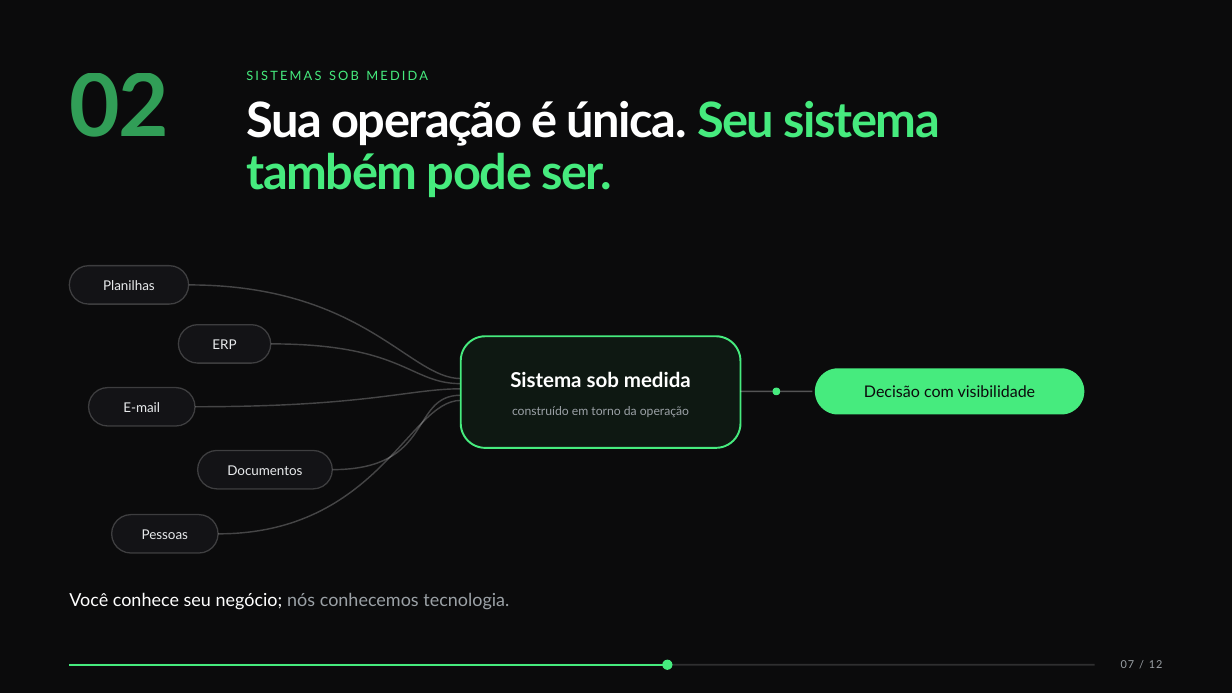
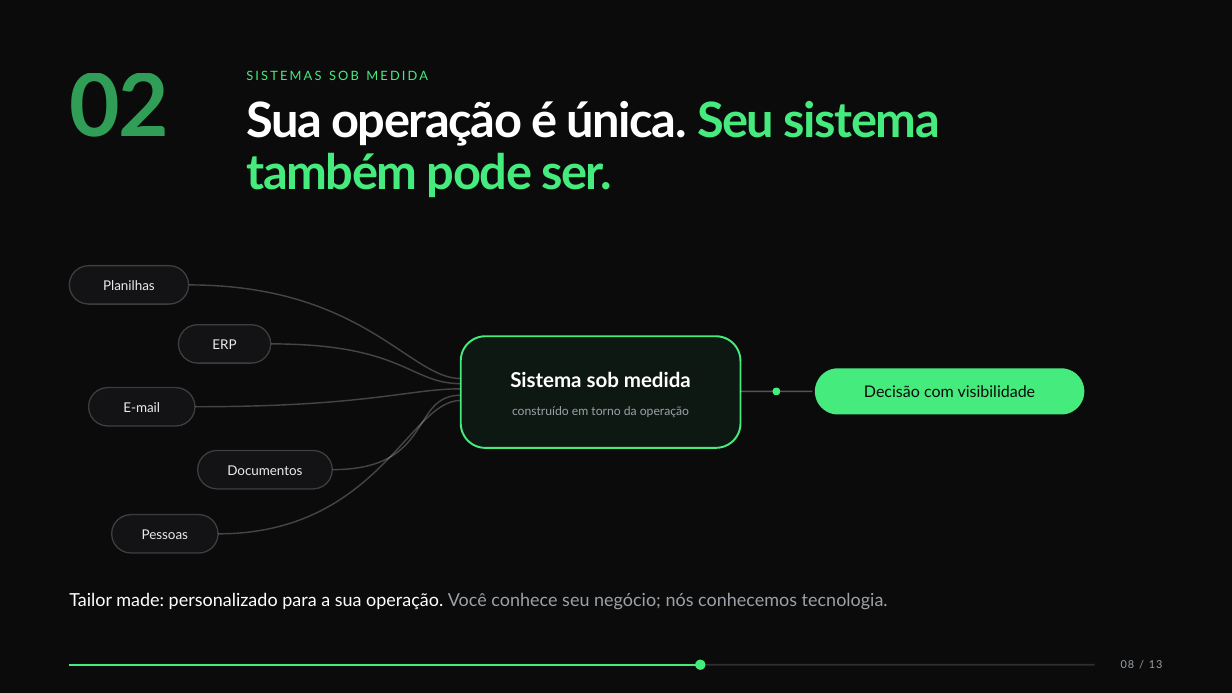
Before and after one commit to Luigi-Choffe/dreamy-site, a slide deck: slide 8 of docs/apresentacao/Dreamy — Apresentação Institucional (editável).pptx (slide 7 before the commit). Drawn at 1232x693 pixels with LibreOffice and Linux fonts; fonts in the diff are those of the drawing. Boxes give left, top, right and bottom in pixels: in the first picture for what was removed or moved away, otherwise in the second. Text is boxed around its words. In the diff, an @@ line names an element or a change of style, - is before the commit and + after.

```diff
--- a/docs/apresentacao/Dreamy — Apresentação Institucional (editável).pptx
+++ b/docs/apresentacao/Dreamy — Apresentação Institucional (editável).pptx
@@ text at (69,592,888,609): text changed @@
-Você conhece seu negócio; nós conhecemos tecnologia.
+Tailor made: personalizado para a sua operação. Você conhece seu negócio; nós conhecemos tecnologia.
@@ line moved from (69, 665) - (667, 665) to (69, 665) - (701, 665) @@
@@ ellipse: place and size @@
-ellipse at (663,660,673,670)
+ellipse at (695,660,705,670)
@@ text at (1121,660,1163,668): text changed @@
-07 / 12
+08 / 13
```
Also in this commit, not shown: 11 other slides changed, 1 slide added, 8 other files.
